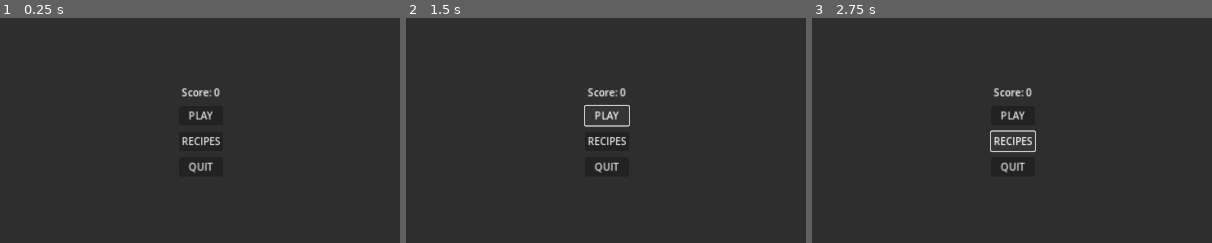
Above: before the commit, frames 1-3 (left to right).
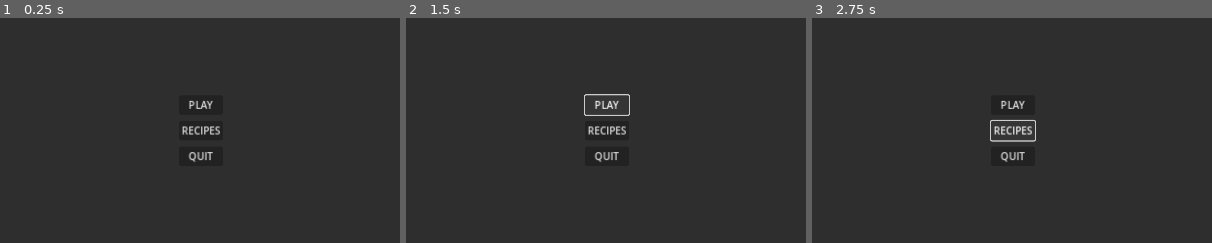
Above: after the commit, the same moments.

Repository: Byteron/potions
Game: Godot game, scene res://src/menu/title_screen.tscn
Two runs of this game, one before a commit and one after it. Both use one fixed random seed, a clock stepped at 60 frames per second and the inputs below.
Inputs:
- Up to frame 1 (0.25 s): no input
- Up to frame 2 (1.5 s): click "PLAY" at 0.5 s; click "PLAY" at 1.25 s
- Up to frame 3 (2.75 s): click "RECIPES" at 2 s
The pictures show only the part of the screen within x 25-75%, y 25-75%; the shares and areas given below are measured in that part.

The runs differ from the first frame. In frame 1, 1.3% of the frame differs, in the area x 45-55%, y 31-69%; in frame 2, 1.5%; in frame 3, 1.6%, in the area x 44-56%, y 31-69%.
Error before the commit: Invalid call. Nonexistent function 'change_scene' in base 'SceneTree'. (res://src/menu/title_screen.gd:13)
Error after the commit: Invalid call. Nonexistent function 'change_scene' in base 'SceneTree'. (res://src/menu/title_screen.gd:6)

Commit message:
added victory screen, fixed cutting board

Diff:
--- a/project.godot
+++ b/project.godot
@@ -153,6 +153,11 @@
 "class": &"TitleScreen",
 "language": &"GDScript",
 "path": "res://src/menu/title_screen.gd"
+}, {
+"base": "Panel",
+"class": &"VictoryScreen",
+"language": &"GDScript",
+"path": "res://src/menu/victory_screen.gd"
 }]
 _global_script_class_icons={
 "Bin": "",
@@ -183,7 +188,8 @@
 "SeedBag": "",
 "Shop": "",
 "Space": "",
-"TitleScreen": ""
+"TitleScreen": "",
+"VictoryScreen": ""
 }
 
 [application]
--- a/src/game/shop.gd
+++ b/src/game/shop.gd
@@ -20,4 +20,4 @@
 func _on_game_timer_timeout() -> void:
 	Recipes.stop()
 	Recipes.clear()
-	get_tree().change_scene("res://src/menu/title_screen.tscn")
+	get_tree().change_scene("res://src/menu/victory_screen.tscn")
--- a/src/global/recipes.gd
+++ b/src/global/recipes.gd
@@ -22,6 +22,9 @@
 var orders: Array[Order]
 
 var score := 0
+var sold := 0
+var failed := 0
+
 
 @export var Order: PackedScene = null
 
@@ -43,6 +46,8 @@
 
 func reset() -> void:
 	score = 0
+	sold = 0
+	failed = 0
 
 
 func clear() -> void:
@@ -74,6 +79,7 @@
 	orders.erase(order)
 	order.queue_free()
 	orders_changed.emit()
+	failed += 1
 
 
 func _on_order_finished(order: Order) -> void:
@@ -82,3 +88,4 @@
 	orders.erase(order)
 	order.queue_free()
 	orders_changed.emit()
+	sold += 1
--- a/src/menu/title_screen.gd
+++ b/src/menu/title_screen.gd
@@ -1,12 +1,5 @@
 extends Panel
 class_name TitleScreen
-
-
-@onready var score_label: Label = $CenterContainer/VBoxContainer/ScoreLabel
-
-
-func _ready() -> void:
-	score_label.text = "Score: " + str(int(Recipes.score))
 
 
 func _on_play_button_pressed() -> void:
--- a/src/menu/title_screen.tscn
+++ b/src/menu/title_screen.tscn
@@ -13,37 +13,29 @@
 
 [node name="VBoxContainer" type="VBoxContainer" parent="CenterContainer"]
 offset_left = 565.0
-offset_top = 257.0
+offset_top = 275.0
 offset_right = 715.0
-offset_bottom = 463.0
+offset_bottom = 445.0
 theme_override_constants/separation = 10
-
-[node name="ScoreLabel" type="Label" parent="CenterContainer/VBoxContainer"]
-offset_right = 150.0
-offset_bottom = 26.0
-text = "Score: 0"
-horizontal_alignment = 1
-vertical_alignment = 1
 
 [node name="PlayButton" type="Button" parent="CenterContainer/VBoxContainer"]
 rect_min_size = Vector2(150, 50)
-offset_top = 36.0
 offset_right = 150.0
-offset_bottom = 86.0
+offset_bottom = 50.0
 text = "PLAY"
 
 [node name="RecipeButton" type="Button" parent="CenterContainer/VBoxContainer"]
 rect_min_size = Vector2(150, 50)
-offset_top = 96.0
+offset_top = 60.0
 offset_right = 150.0
-offset_bottom = 146.0
+offset_bottom = 110.0
 text = "RECIPES"
 
 [node name="QuitButton" type="Button" parent="CenterContainer/VBoxContainer"]
 rect_min_size = Vector2(150, 50)
-offset_top = 156.0
+offset_top = 120.0
 offset_right = 150.0
-offset_bottom = 206.0
+offset_bottom = 170.0
 text = "QUIT"
 
 [connection signal="pressed" from="CenterContainer/VBoxContainer/PlayButton" to="." method="_on_play_button_pressed"]
--- /dev/null
+++ b/src/menu/victory_screen.gd
@@ -0,0 +1,14 @@
+extends Panel
+class_name VictoryScreen
+
+@onready var score_label: Label = $VBoxContainer/CenterContainer/VBoxContainer/ScoreLabel
+@onready var stats_label: Label = $VBoxContainer/CenterContainer/VBoxContainer/StatsLabel
+
+func _ready() -> void:
+	score_label.text = "Score: " + str(Recipes.score)
+	stats_label.text = "Sold: " + str(Recipes.sold)
+	stats_label.text = "Failed: " + str(Recipes.failed)
+
+
+func _on_back_button_pressed() -> void:
+	get_tree().change_scene("res://src/menu/title_screen.tscn")
--- /dev/null
+++ b/src/menu/victory_screen.tscn
@@ -0,0 +1,51 @@
+[gd_scene load_steps=2 format=3 uid="uid://cehs0lco42g71"]
+
+[ext_resource type="Script" path="res://src/menu/victory_screen.gd" id="1_jgnh0"]
+
+[node name="VictoryScreen" type="Panel"]
+anchor_right = 1.0
+anchor_bottom = 1.0
+script = ExtResource( "1_jgnh0" )
+
+[node name="VBoxContainer" type="VBoxContainer" parent="."]
+anchor_right = 1.0
+anchor_bottom = 1.0
+
+[node name="CenterContainer" type="CenterContainer" parent="VBoxContainer"]
+offset_right = 1280.0
+offset_bottom = 666.0
+size_flags_vertical = 3
+
+[node name="VBoxContainer" type="VBoxContainer" parent="VBoxContainer/CenterContainer"]
+offset_left = 580.0
+offset_top = 286.0
+offset_right = 699.0
+offset_bottom = 379.0
+
+[node name="ScoreLabel" type="Label" parent="VBoxContainer/CenterContainer/VBoxContainer"]
+offset_right = 119.0
+offset_bottom = 37.0
+theme_override_font_sizes/font_size = 24
+text = "Score: 500"
+horizontal_alignment = 1
+vertical_alignment = 1
+
+[node name="StatsLabel" type="Label" parent="VBoxContainer/CenterContainer/VBoxContainer"]
+offset_top = 41.0
+offset_right = 119.0
+offset_bottom = 93.0
+text = "Sold: 12
+Failed: 50"
+horizontal_alignment = 1
+vertical_alignment = 1
+
+[node name="BackButton" type="Button" parent="VBoxContainer"]
+rect_min_size = Vector2(120, 50)
+offset_left = 580.0
+offset_top = 670.0
+offset_right = 700.0
+offset_bottom = 720.0
+size_flags_horizontal = 4
+text = "Back to Menu"
+
+[connection signal="pressed" from="VBoxContainer/BackButton" to="." method="_on_back_button_pressed"]
--- a/src/tools/cutting_board.tscn
+++ b/src/tools/cutting_board.tscn
@@ -32,5 +32,6 @@
 axis = 1
 texture = ExtResource( "4_msosi" )
 
+[connection signal="interacted" from="Interactable" to="." method="_on_interactable_interacted"]
 [connection signal="finished" from="Refiner" to="." method="_on_refiner_finished"]
 [connection signal="refined" from="Refiner" to="." method="_on_refiner_refined"]
